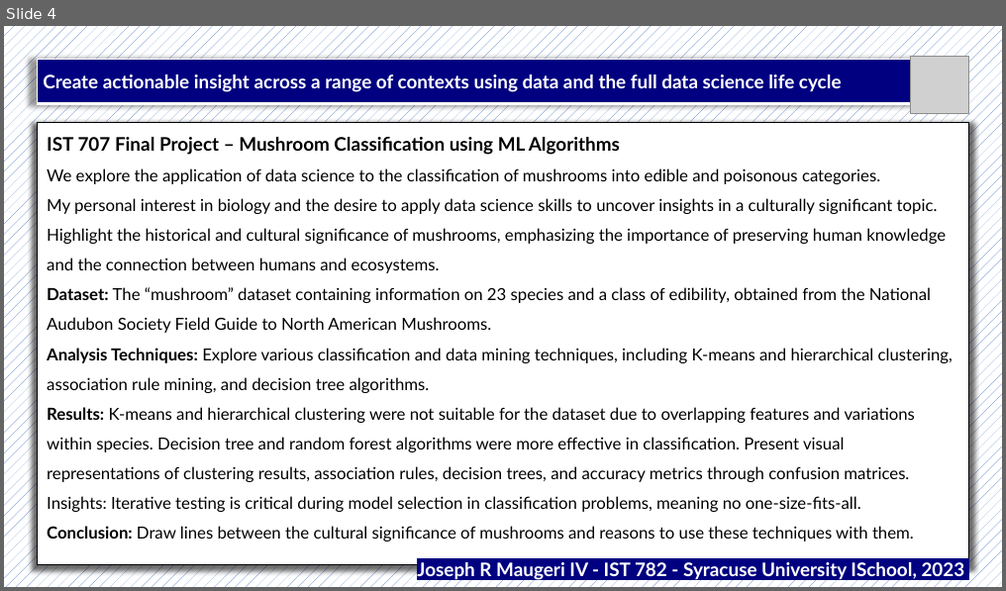
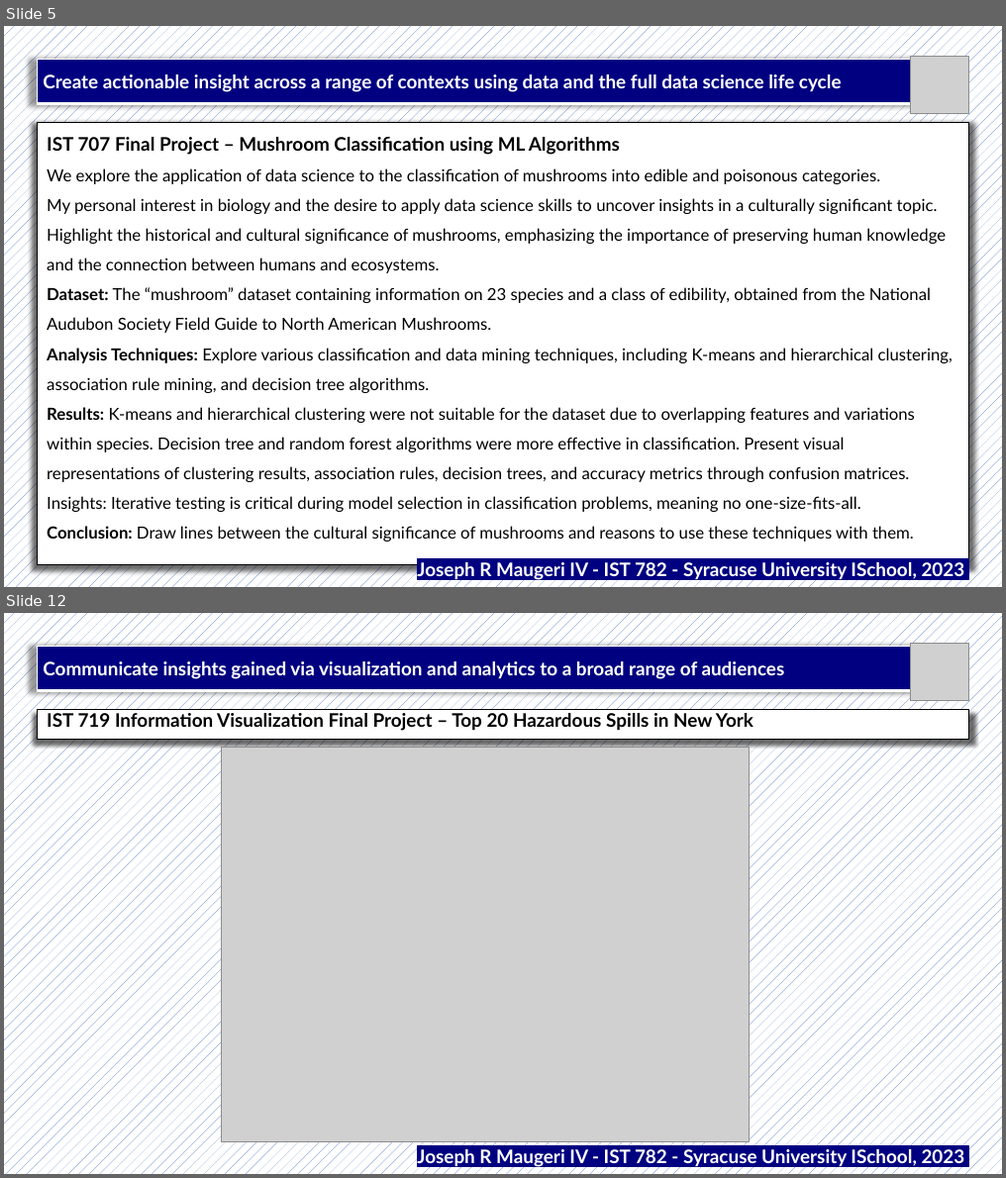
Before and after one commit to jrmaugeri/MS-ADS_Portfolio, a slide deck: Portfolio Presentation/IST782_Powerpoint_Maugeri.pptx. Shown one above the other, each under a label of ours: slide 4 before the commit, slides 5 and 12 after it; the slides between them are not shown. The pictures are 1006x591 and 1006x1178 pixels, drawn with LibreOffice and Linux fonts; fonts in the diff are those of the drawing; grey boxes stand for pictures. Boxes give left, top, right and bottom in pixels: in the first picture for what was removed or moved away, otherwise in the second. Text is boxed around its words. In the diff, an @@ line names an element or a change of style, - is before the commit and + after.

```diff
--- a/Portfolio Presentation/IST782_Powerpoint_Maugeri.pptx
+++ b/Portfolio Presentation/IST782_Powerpoint_Maugeri.pptx
@@ slide 12 added at (4, 613, 1002, 1174), background pattern #4472C4 on #FFFFFF @@
@@ table added at (37, 646, 910, 691), 1 rows, 1 columns @@
+Communicate insights gained via visualization and analytics to a broad range of audiences
@@ picture added at (911, 643, 969, 700) @@
@@ table added at (37, 709, 969, 739), 1 rows, 1 columns @@
+IST 719 Information Visualization Final Project – Top 20 Hazardous Spills in New York
@@ picture added at (221, 748, 748, 1143) @@
@@ text added at (417, 1150, 965, 1168), 18 pt, text #FFFFFF, bold @@
+Joseph R Maugeri IV - IST 782 - Syracuse University ISchool, 2023
@@ what was slide 4 is now slide 5 @@
```
Also in this commit, not shown: 5 slides changed, 7 other slides added, 3 other files.
